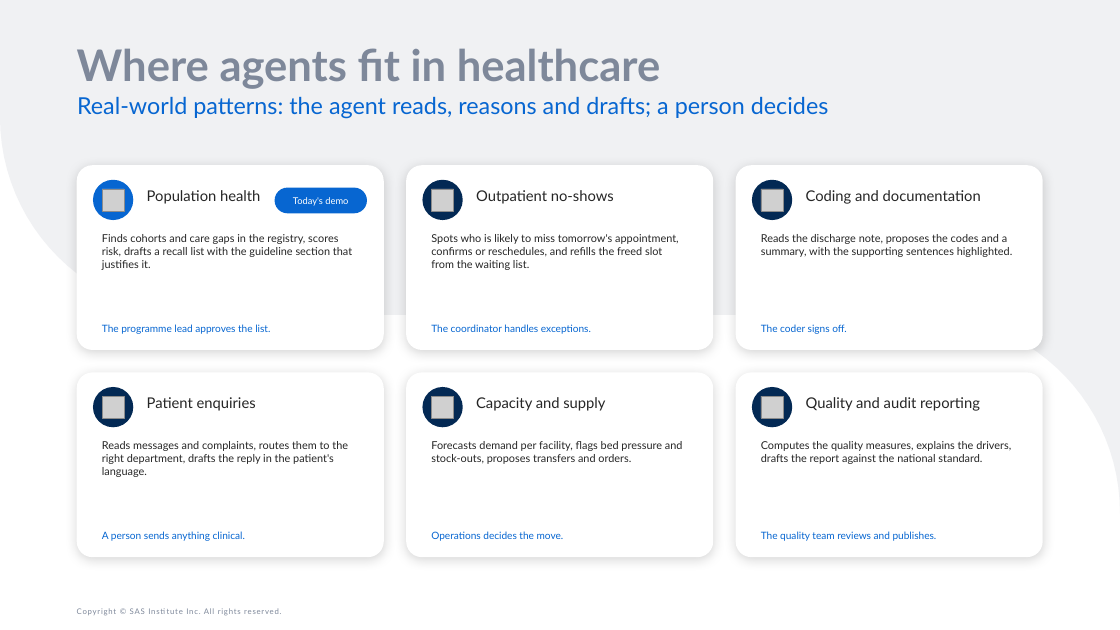
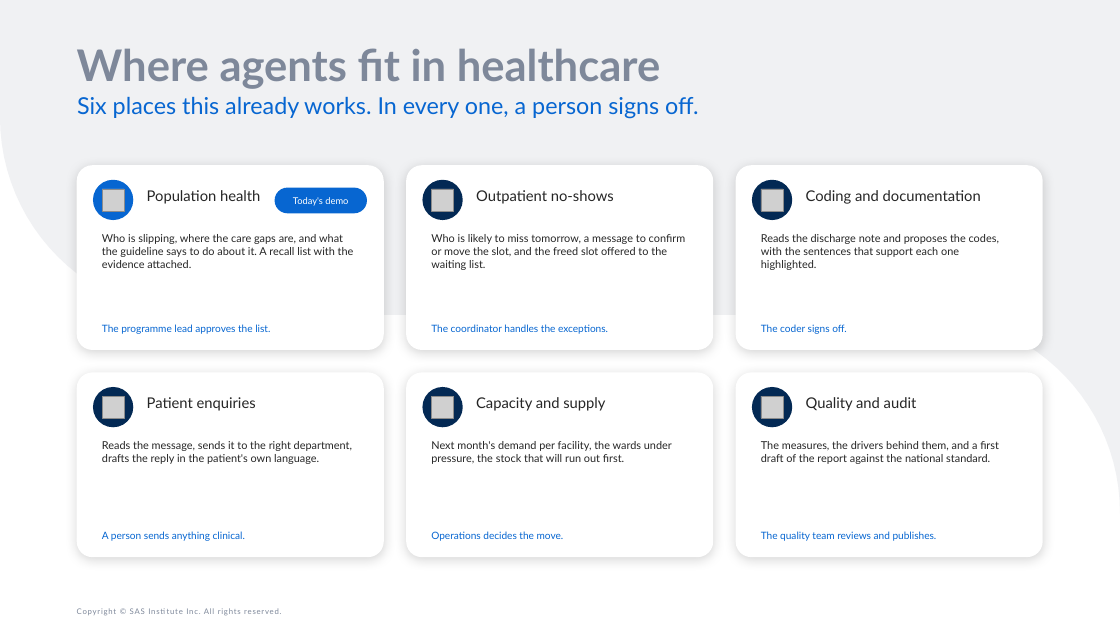
Before and after one commit to raedaldweik/Agentic-Bootcamp, a slide deck: slide 6 of Day1/Agentic_AI_Overview_and_Live_Demo/Agentic_AI_Overview_and_Live_Demo.pptx. Drawn at 1120x630 pixels with LibreOffice and Linux fonts; fonts in the diff are those of the drawing; grey boxes stand for pictures. Boxes give left, top, right and bottom in pixels: in the first picture for what was removed or moved away, otherwise in the second. Text is boxed around its words. In the diff, an @@ line names an element or a change of style, - is before the commit and + after.

```diff
--- a/Day1/Agentic_AI_Overview_and_Live_Demo/Agentic_AI_Overview_and_Live_Demo.pptx
+++ b/Day1/Agentic_AI_Overview_and_Live_Demo/Agentic_AI_Overview_and_Live_Demo.pptx
@@ text at [77, 96, 698, 119]: text changed @@
-Real-world patterns: the agent reads, reasons and drafts; a person decides
+Six places this already works. In every one, a person signs off.
@@ text at [102, 234, 354, 268]: text changed @@
-Finds cohorts and care gaps in the registry, scores risk, drafts a recall list with the guideline section that justifies it.
+Who is slipping, where the care gaps are, and what the guideline says to do about it. A recall list with the evidence attached.
@@ text at [431, 234, 685, 270]: text changed @@
-Spots who is likely to miss tomorrow's appointment, confirms or reschedules, and refills the freed slot from the waiting list.
+Who is likely to miss tomorrow, a message to confirm or move the slot, and the freed slot offered to the waiting list.
@@ text at [761, 234, 999, 270]: text changed @@
-Reads the discharge note, proposes the codes and a summary, with the supporting sentences highlighted.
+Reads the discharge note and proposes the codes, with the sentences that support each one highlighted.
@@ text at [431, 324, 608, 334]: text changed @@
-The coordinator handles exceptions.
+The coordinator handles the exceptions.
@@ text at [806, 397, 917, 411]: text changed @@
-Quality and audit reporting
+Quality and audit
@@ text at [102, 441, 352, 464]: text changed @@
-Reads messages and complaints, routes them to the right department, drafts the reply in the patient's language.
+Reads the message, sends it to the right department, drafts the reply in the patient's own language.
@@ text at [431, 441, 672, 464]: text changed @@
-Forecasts demand per facility, flags bed pressure and stock-outs, proposes transfers and orders.
+Next month's demand per facility, the wards under pressure, the stock that will run out first.
@@ text at [761, 441, 999, 464]: text changed @@
-Computes the quality measures, explains the drivers, drafts the report against the national standard.
+The measures, the drivers behind them, and a first draft of the report against the national standard.
```
Also in this commit, not shown: 21 other slides changed, 2 other files.
